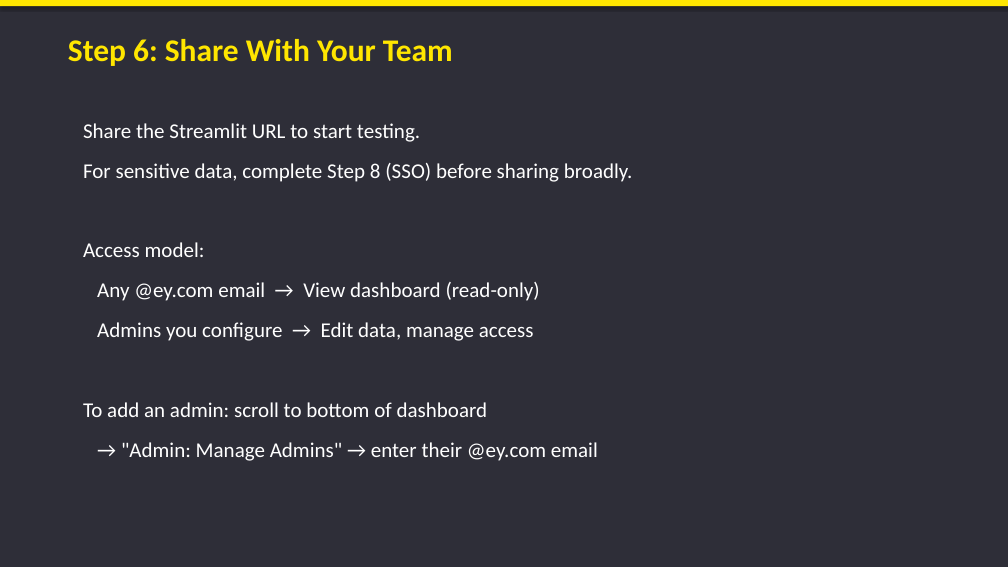
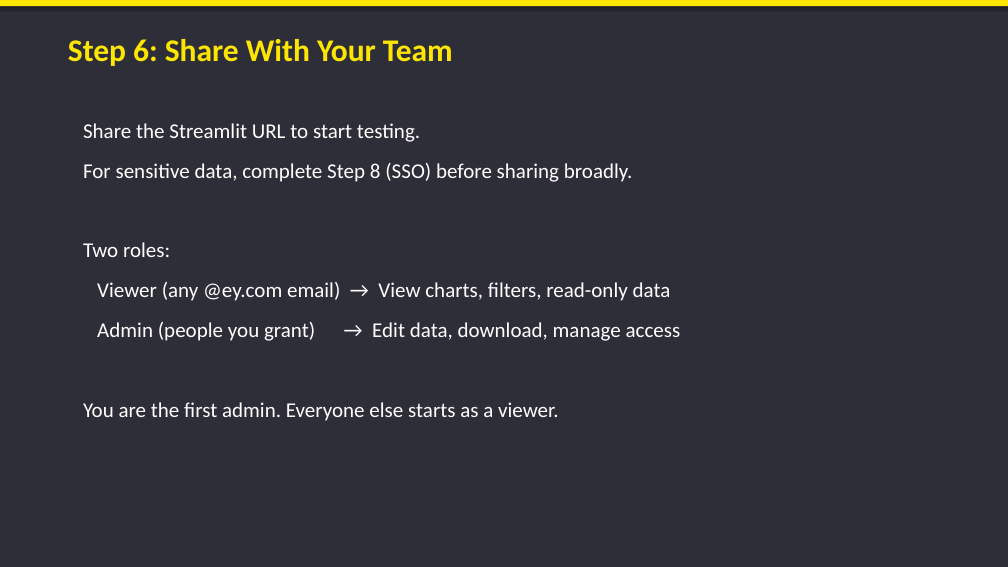
Before and after one commit to JustinDGold/Factory-Dashboard-demo, a slide deck: slide 10 of Factory_AI_Dashboard_Guide.pptx. Drawn at 1008x567 pixels with LibreOffice and Linux fonts; fonts in the diff are those of the drawing. Boxes give left, top, right and bottom in pixels: in the first picture for what was removed or moved away, otherwise in the second. Text is boxed around its words. In the diff, an @@ line names an element or a change of style, - is before the commit and + after.

Commit message:
Add detailed admin vs viewer access management to all guides

```diff
--- a/Factory_AI_Dashboard_Guide.pptx
+++ b/Factory_AI_Dashboard_Guide.pptx
@@ text at box(83, 242, 681, 421): text changed @@
-Access model:
-Any @ey.com email → View dashboard (read-only)
-Admins you configure → Edit data, manage access
-To add an admin: scroll to bottom of dashboard
-→ "Admin: Manage Admins" → enter their @ey.com email
+Two roles:
+Viewer (any @ey.com email) → View charts, filters, read-only data
+Admin (people you grant) → Edit data, download, manage access
+You are the first admin. Everyone else starts as a viewer.
```
Also in this commit, not shown: 1 slide added, 3 other files.
